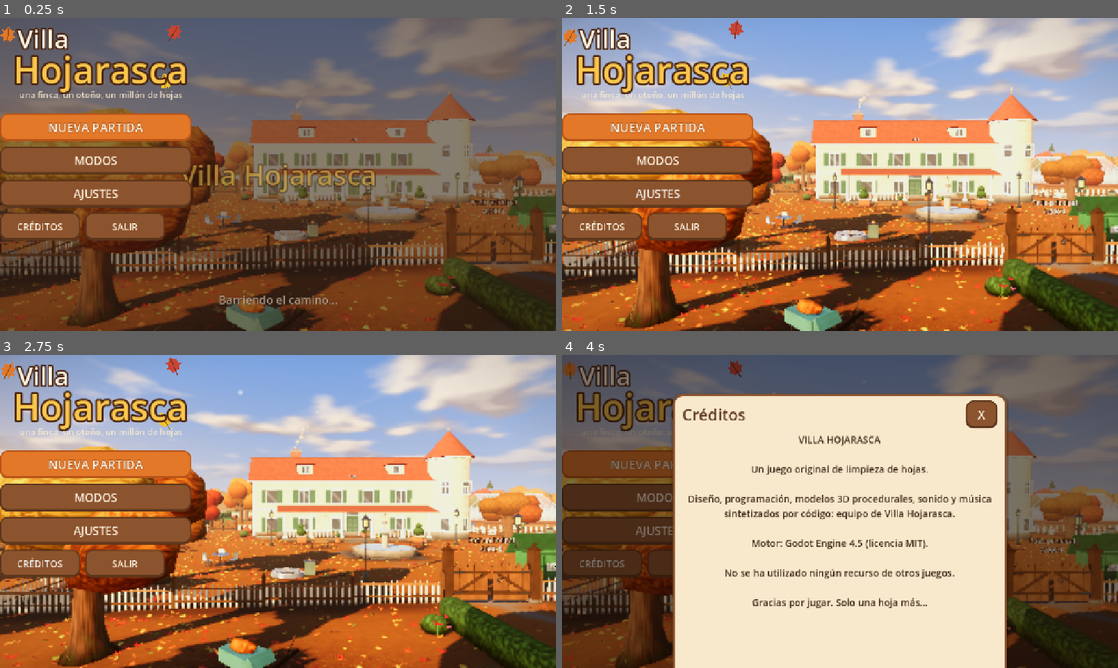
Above: before the commit, frames 1-4 (two rows, left to right).
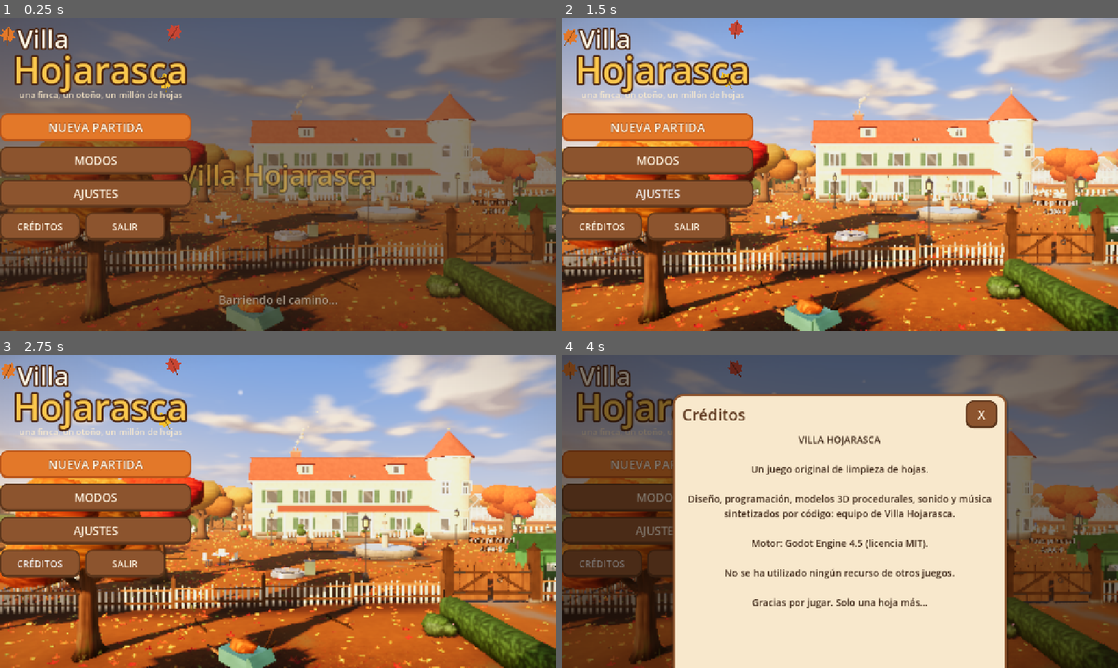
Above: after the commit, the same moments.

Repository: juanyamels-eng/simulacion-hojas
Game: Godot game, scene res://scenes/main.tscn
The game is run twice, just before and just after one commit, with the same random seed, the same clock (stepped at 60 frames per second) and the same inputs.
Inputs (mouse positions are in pixels of both pictures, inside the frame that each line leads up to):
- Up to frame 1 (0.25 s): no input
- Up to frame 2 (1.5 s): tap Enter at 0.5 s; move the mouse to (962, 158) at 0.52 s; hold D 0.53-1.25 s; tap E at 0.6 s; click (962, 158) at 0.67 s; tap Space at 0.77, 1.07 s; drag from (728, 190) to (812, 237) at 1.27 s
- Up to frame 3 (2.75 s): move the mouse to (333, 442) at 2.02 s; hold D from 2.03 s (still down); tap Tab at 2.1 s
- Up to frame 4 (4 s): release D at 2.75 s; drag from (812, 574) to (673, 464) at 2.77 s; move the mouse to (1006, 558) at 3.52 s; hold A from 3.53 s (still down); tap 2 at 3.6 s; tap Space at 3.77 s

The runs differ from the first frame. In frame 1, 11% of the frame differs, in the area x 0-100%, y 28-100%; in frame 2, 17%; in frame 3, 17%; in frame 4, 4.6%.

Commit message:
Revisión adversarial: 15 correcciones confirmadas y versión 0.2.0
- Aviso de mejora solo en partida; la tienda se abre en la categoría anunciada
- El mundo no cambia con la calidad gráfica (semillas separadas para detalle y exterior)
- Escalera norte de la piscina sin duplicar; distancia de dibujado del detalle corregida
- Tejados sin pow() de base negativa; la calidad solo se notifica si cambia
- Cerrar la bolsa mirando al contenedor; objetivos ya cumplidos se revisan al jugar
- Bellota no olfatea postales de zonas cerradas y se sienta al otro lado
- Guías: bolsas en zonas cerradas ignoradas, etiquetas dentro de pantalla, zona libre de paneles
- Celebración sin solaparse con los +$ ni con los avisos; máximo 3 avisos a la vez

Co-Authored-By: Claude Opus 5.5 <noreply@anthropic.com>
Claude-Session: https://claude.ai/code/session_013Wu7zQtcXeDcr3xz1pviqF

Diff:
--- a/project.godot
+++ b/project.godot
@@ -7,7 +7,7 @@
 
 config/name="Villa Hojarasca"
 config/description="Restaura una finca otoñal abandonada, hoja a hoja."
-config/version="0.1.0"
+config/version="0.2.0"
 run/main_scene="res://scenes/main.tscn"
 config/quit_on_go_back=false
 config/auto_accept_quit=false
--- a/scripts/autoload/game_manager.gd
+++ b/scripts/autoload/game_manager.gd
@@ -106,6 +106,7 @@
 func start_playing() -> void:
 	in_game = true
 	skip_menu = false
+	ObjectiveManager.recheck()
 	AudioManager.start_ambience()
 
 
--- a/scripts/autoload/objective_manager.gd
+++ b/scripts/autoload/objective_manager.gd
@@ -33,6 +33,12 @@
 			SaveManager.request_save()
 
 
+## Revisa todos los objetivos (p. ej. al cargar una partida con objetivos nuevos ya cumplidos).
+func recheck() -> void:
+	for o in GameData.OBJECTIVES:
+		_on_stat(String(o["stat"]), 0.0)
+
+
 ## Siguientes objetivos pendientes (para el HUD y el diario).
 func pending(limit: int = 3) -> Array:
 	var out := []
--- a/scripts/autoload/performance_manager.gd
+++ b/scripts/autoload/performance_manager.gd
@@ -37,7 +37,7 @@
 		_:
 			if not auto:
 				level = MEDIUM
-	if prev != level or not auto:
+	if prev != level:
 		quality_changed.emit(level)
 
 
--- a/scripts/player/player_controller.gd
+++ b/scripts/player/player_controller.gd
@@ -197,7 +197,7 @@
 				prompt_hold = it.hold_time(self)
 				# Un objeto que aún no se puede usar (postal tapada, puerta sin requisito...) no debe
 				# impedir cerrar la bolsa cuando se mira al suelo o a un objeto de la finca.
-				if not prompt_available and bags.count > 0 and not bags.is_carrying() and (it is StationObject or cam.pitch < -0.35):
+				if not prompt_available and bags.count > 0 and not bags.is_carrying() and (it is StationObject or it is RecycleBin or cam.pitch < -0.35):
 					target = null
 					prompt = ""
 	if target == null:
--- a/scripts/ui/hud.gd
+++ b/scripts/ui/hud.gd
@@ -196,6 +196,7 @@
 func _build() -> void:
 	_markers = GuideMarkers.new()
 	add_child(_markers)
+	move_child(_markers, -1)
 	for c in [UITheme.GREEN, Color(0.93, 0.66, 0.18), UITheme.RED]:
 		_fill_styles.append(UITheme.box(c, 10, Color(0, 0, 0, 0), 0, 0))
 	_top_left = _panel()
@@ -394,6 +395,8 @@
 	_update_radar(delta, p)
 	_tutorial(delta, p)
 	_markers.visible = InputState.enabled
+	var top := _top_left.position.y + _top_left.size.y + 34.0
+	_markers.area = Rect2(_safe.position.x + 50.0, top, _safe.size.x - 100.0, maxf(_safe.position.y + _safe.size.y * 0.62 - top, 60.0))
 	_markers.update_markers(delta, p)
 	_update_upgrade_badge(delta)
 	_update_feedback(delta, p)
@@ -510,7 +513,7 @@
 	v.add_child(b)
 	p.modulate.a = 0.0
 	_toasts.add_child(p)
-	while _toasts.get_child_count() > 4:
+	while _toasts.get_child_count() > 3:
 		var old := _toasts.get_child(0)
 		_toasts.remove_child(old)
 		old.queue_free()
@@ -525,12 +528,18 @@
 	var l := UITheme.outlined("+" + EconomyManager.format_money(amount), 34, UITheme.GOLD)
 	add_child(l)
 	var vs := get_viewport_rect().size
-	var start := Vector2(vs.x * 0.5, vs.y * 0.42)
+	var centred := 0
+	for pp in _popups:
+		if bool(pp.get("centre", false)):
+			centred += 1
+	var start := Vector2(vs.x * 0.5, vs.y * 0.62 + 44.0 * centred)
 	var cam := get_viewport().get_camera_3d()
+	var is_centre := true
 	if world_pos != Vector3.INF and cam and not cam.is_position_behind(world_pos):
 		start = cam.unproject_position(world_pos)
+		is_centre = false
 	l.position = start - l.get_combined_minimum_size() * 0.5
-	_popups.append({"l": l, "t": 1.6})
+	_popups.append({"l": l, "t": 1.6, "centre": is_centre})
 
 
 func _update_popups(delta: float) -> void:
@@ -594,6 +603,8 @@
 # ------------------------------------------------------------------ mejoras disponibles
 
 func _update_upgrade_badge(delta: float) -> void:
+	if not GameManager.in_game:
+		return
 	_upgrade_t -= delta
 	if _upgrade_t > 0.0:
 		return
@@ -627,7 +638,10 @@
 func _on_journal_pressed() -> void:
 	var ui := get_parent() as UIManager
 	if upgrade_available != "" and ui and GameManager.in_game:
-		ui.open_journal("shop")
+		var cat := ""
+		if GameData.UPGRADES.has(upgrade_available):
+			cat = String(GameData.UPGRADES[upgrade_available]["cat"])
+		ui.open_journal("shop", "", cat)
 	else:
 		EventBus.open_menu.emit("journal")
 
@@ -724,6 +738,8 @@
 	_celeb_box.size = bs
 	_celeb_box.pivot_offset = bs * 0.5
 	var center := Vector2(_safe.get_center().x, _safe.position.y + vs_h() * 0.3)
+	if _toasts.get_child_count() > 0:
+		center.x = minf(center.x, (_safe.position.x + _toasts.position.x) * 0.5 + 40.0)
 	_celeb_box.position = center - bs * 0.5
 	_celebration.focus = center
 
--- a/scripts/ui/journal.gd
+++ b/scripts/ui/journal.gd
@@ -5,6 +5,7 @@
 const TABS := [["map", "MAPA"], ["objectives", "OBJETIVOS"], ["shop", "MEJORAS"], ["collection", "COLECCIÓN"], ["stats", "ESTADÍSTICAS"], ["achievements", "LOGROS"]]
 
 var tab := "map"
+var shop_category := ""
 var _tabs: HBoxContainer
 var _body: Control
 
@@ -44,7 +45,10 @@
 		"map": _body = _map()
 		"objectives": _body = _objectives()
 		"shop":
-			_body = ShopPanel.new()
+			var sp := ShopPanel.new()
+			if shop_category != "":
+				sp.category = shop_category
+			_body = sp
 		"collection": _body = _collection()
 		"stats": _body = _stats()
 		"achievements": _body = _achievements()
--- a/scripts/ui/markers.gd
+++ b/scripts/ui/markers.gd
@@ -111,6 +111,9 @@
 		var b := n as LeafBag
 		if b == null or b.consumed or not b.is_inside_tree():
 			continue
+		var zid := AreaManager.zone_at(b.global_position)
+		if zid != "" and not AreaManager.is_unlocked(zid) and b.global_position.distance_to(pp) > 3.0:
+			continue
 		var d := b.global_position.distance_squared_to(pp)
 		if d < best_d and absf(b.global_position.y - pp.y) < 4.0:
 			best_d = d
@@ -119,7 +122,12 @@
 
 
 ## Zona de la pantalla donde se fijan los marcadores fuera de cámara (evita el HUD y los botones).
+var area := Rect2()   # zona libre de paneles (la fija el HUD cada fotograma)
+
+
 func edge_rect() -> Rect2:
+	if area.size.x > 10.0 and area.size.y > 10.0:
+		return area
 	var vs := get_viewport_rect().size
 	return Rect2(Vector2(70, 132), Vector2(vs.x - 140, vs.y * 0.62 - 132))
 
@@ -206,6 +214,7 @@
 func _text(at: Vector2, text: String, fs: int, a: float) -> void:
 	var w := _font.get_string_size(text, HORIZONTAL_ALIGNMENT_LEFT, -1, fs).x
 	var pos := at - Vector2(w * 0.5, 0)
+	pos.x = clampf(pos.x, 8.0, get_viewport_rect().size.x - w - 8.0)
 	draw_string_outline(_font, pos, text, HORIZONTAL_ALIGNMENT_LEFT, -1, fs, 6, Color(0.2, 0.12, 0.06, 0.9 * a))
 	draw_string(_font, pos, text, HORIZONTAL_ALIGNMENT_LEFT, -1, fs, _fade(UITheme.CREAM, a))
 
--- a/scripts/ui/ui_manager.gd
+++ b/scripts/ui/ui_manager.gd
@@ -140,9 +140,10 @@
 				confirm("¿Salir del juego?", func(): GameManager.quit_game())
 
 
-func open_journal(tab: String, title: String = "") -> void:
+func open_journal(tab: String, title: String = "", shop_cat: String = "") -> void:
 	var j := Journal.new()
 	j.tab = tab
+	j.shop_category = shop_cat
 	if title != "":
 		j.set_title(title)
 	push(j)
--- a/scripts/world/companion.gd
+++ b/scripts/world/companion.gd
@@ -415,7 +415,10 @@
 				_start_follow(false)
 			else:
 				var sp := _sniff_target.global_position
-				_goal = sp + (global_position - sp).normalized() * 0.45
+				# Se sienta al otro lado de la postal: así no tapa el rayo de interacción del jugador.
+				var away := sp - player.global_position
+				away.y = 0.0
+				_goal = sp + (away.normalized() * 0.55 if away.length() > 0.1 else (global_position - sp).normalized() * 0.45)
 				if _flat_dist(_goal) < 0.35:
 					_set_state(SNIFF)
 					AudioManager.play_sfx("dog_sniff", global_position, -6.0, 0.1)
@@ -529,6 +532,9 @@
 			continue
 		if so.is_available(player):
 			continue   # ya está a la vista
+		var zid := AreaManager.zone_at(s.global_position)
+		if zid != "" and not AreaManager.is_unlocked(zid):
+			continue
 		var d := Vector2(s.global_position.x - pp.x, s.global_position.z - pp.z).length()
 		if d < best_d and absf(s.global_position.y - pp.y) < 3.0:
 			best_d = d
--- a/scripts/world/world.gd
+++ b/scripts/world/world.gd
@@ -95,7 +95,7 @@
 func _setup_pool_ladders() -> void:
 	var r := Terrain.POOL
 	var steel := MeshFactory.mat(Color(0.75, 0.78, 0.8), 0.35)
-	for spec in [[Vector2(44.0, r.end.y - 0.45), Vector2(44.0, r.end.y + 1.0), 0.0], [Vector2(44.0, r.position.y + 0.45), Vector2(44.0, r.position.y - 1.0), PI]]:
+	for spec in [[Vector2(44.0, r.end.y - 0.45), Vector2(44.0, r.end.y + 1.0), 0.0, false], [Vector2(44.0, r.position.y + 0.45), Vector2(44.0, r.position.y - 1.0), PI, true]]:
 		var inside: Vector2 = spec[0]
 		var out: Vector2 = spec[1]
 		var floor_y := terrain.height_at(inside.x, inside.y)
@@ -106,6 +106,9 @@
 		s.collision_layer = Interactable.LAYER_INTERACT
 		Interactable.make_shape(s, Vector3(1.0, 2.2, 0.6), Vector3(0, 1.1, 0))
 		s.setup(StationObject.Kind.LADDER, {"target": Vector3(out.x, top + 0.1, out.y), "prompt": "Salir de la piscina"})
+		if not bool(spec[3]):
+			add_child(s)
+			continue
 		for sx in [-0.3, 0.3]:
 			var rail := MeshInstance3D.new()
 			rail.mesh = MeshFactory.cyl(0.03, 0.03, top - floor_y + 0.9, 8)
--- a/scripts/world/world_builder.gd
+++ b/scripts/world/world_builder.gd
@@ -95,7 +95,9 @@
 	_zone_laberinto()
 	_zone_invernadero()
 	_zone_secret()
+	rng.seed = 20241015   # el bosque exterior (que la calidad baja aclara) no altera lo demás
 	_outside()
+	rng.seed = 20241016
 	for z in GameData.ZONES:
 		_zone_decor(z)
 	_flush()
@@ -160,7 +162,8 @@
 func add_basis(shape: String, color: Color, pos: Vector3, basis: Basis, shadow: bool = true, ao: float = -1.0, detail: bool = false) -> void:
 	if ao < 0.0:
 		ao = clampf(0.35 * maxf(basis.x.length(), basis.z.length()), 0.12, 0.9)
-	put(shape, K_PROP, Transform3D(basis, pos), color, Color(_ground(pos), ao, rng.randf(), 0.0), shadow, detail)
+	var sd := drng.randf() if detail else rng.randf()
+	put(shape, K_PROP, Transform3D(basis, pos), color, Color(_ground(pos), ao, sd, 0.0), shadow, detail)
 
 
 ## Pieza en el marco local de un objeto (posición y giro), con tamaño en metros.
@@ -170,7 +173,8 @@
 
 ## Follaje (copas, setos, arbustos): sway = vaivén por viento, ao = radio de oclusión con el suelo.
 func fol(shape: String, color: Color, pos: Vector3, basis: Basis, sway: float = 0.5, ao: float = 0.0, shadow: bool = true, detail: bool = false) -> void:
-	put(shape, K_FOL, Transform3D(basis, pos), color, Color(_ground(pos), sway, rng.randf(), ao), shadow, detail)
+	var sd := drng.randf() if detail else rng.randf()
+	put(shape, K_FOL, Transform3D(basis, pos), color, Color(_ground(pos), sway, sd, ao), shadow, detail)
 
 
 ## Cristal luminoso de farola (material compartido con Atmosphere, que lo enciende al atardecer).
@@ -205,7 +209,7 @@
 		var mi := _mm_node(meshes[b["id"]], mat, xs, b["c"], b["d"])
 		mi.cast_shadow = GeometryInstance3D.SHADOW_CASTING_SETTING_ON if b["shadow"] else GeometryInstance3D.SHADOW_CASTING_SETTING_OFF
 		if b["detail"]:
-			mi.visibility_range_end = detail_range
+			mi.visibility_range_end = detail_range + mi.get_aabb().size.length() * 0.5
 		holder.add_child(mi)
 		batch_count += 1
 		instance_count += xs.size()
--- a/shaders/prop.gdshader
+++ b/shaders/prop.gdshader
@@ -120,7 +120,8 @@
 		float fy = fract(r);
 		float x = u / 0.32 + mod(row, 2.0) * 0.5;
 		float fx = fract(x);
-		float scallop = 0.32 * (1.0 - pow(2.0 * fx - 1.0, 2.0));
+		float sx = 2.0 * fx - 1.0;
+		float scallop = 0.32 * (1.0 - sx * sx);
 		float lower = smoothstep(scallop - 0.06, scallop + 0.04, fy);
 		float fade = 1.0 - smoothstep(rh * 0.25, rh * 0.6, fw);
 		float tint = 0.85 + 0.28 * hash2(vec2(floor(x), row));
Not shown, changed: export_presets.cfg
